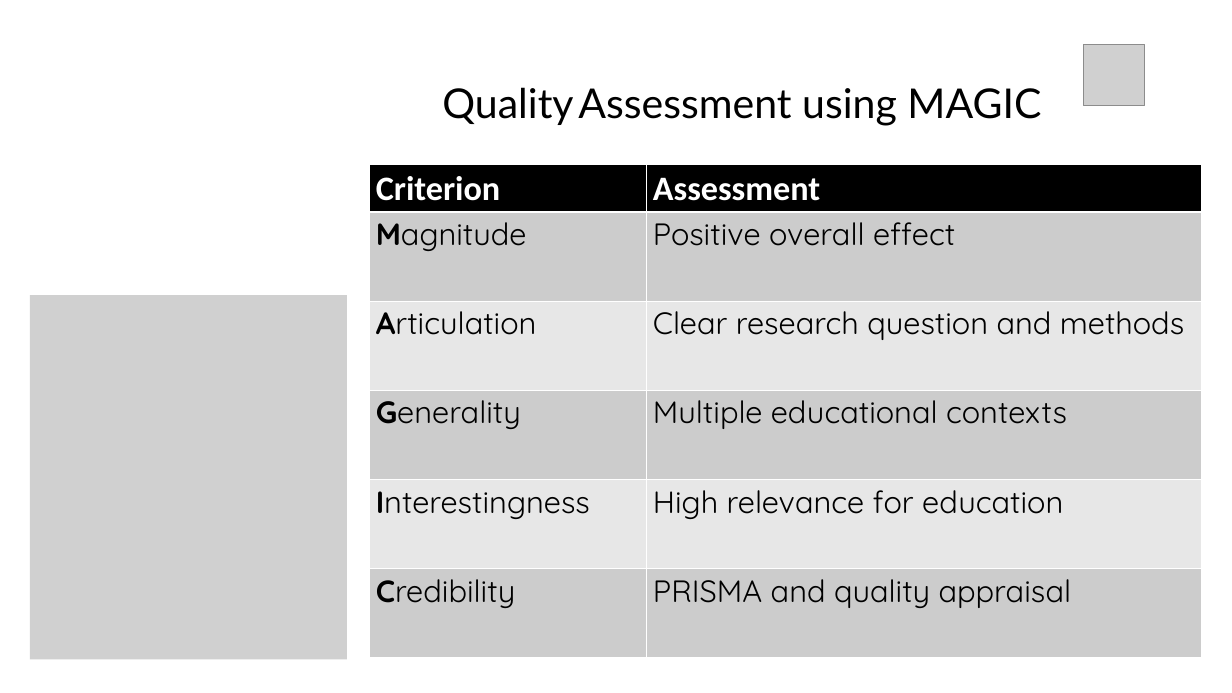
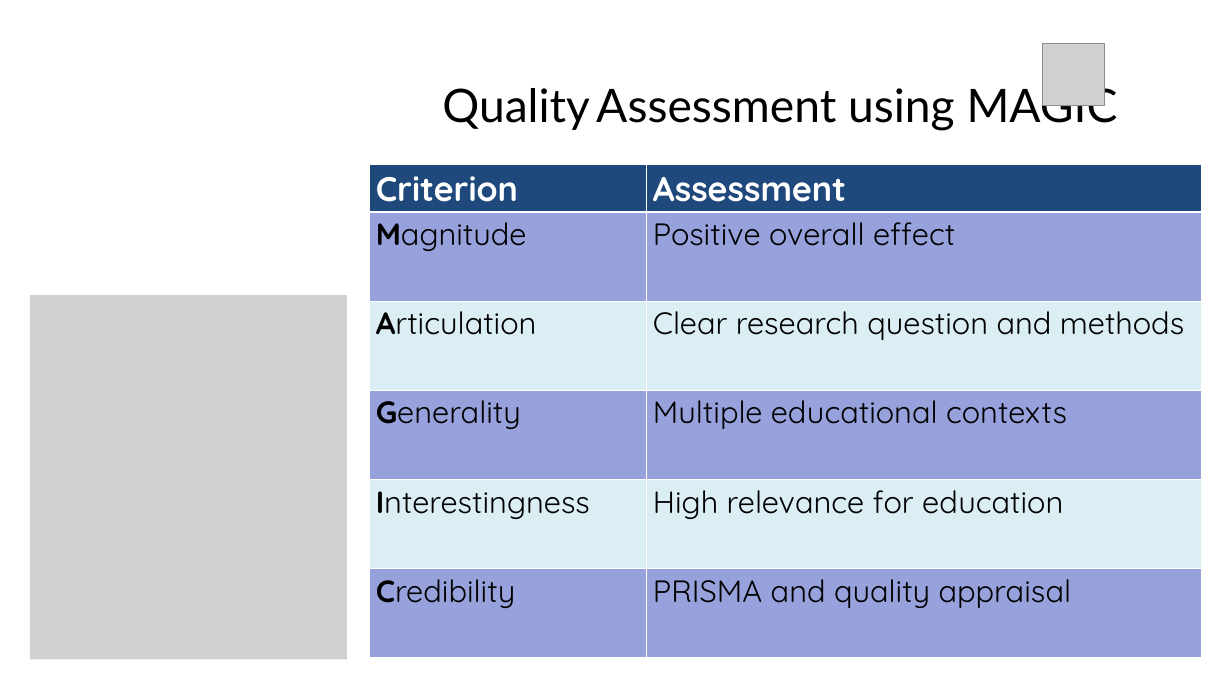
Before and after one commit to tinasophie15/tcpp_project_chatgpt_learning, a slide deck: slide 9 of Presentation.pptx (slide 10 before the commit). Drawn at 1232x693 pixels with LibreOffice and Linux fonts; fonts in the diff are those of the drawing; grey boxes stand for pictures. Boxes give left, top, right and bottom in pixels: in the first picture for what was removed or moved away, otherwise in the second. Text is boxed around its words. In the diff, an @@ line names an element or a change of style, - is before the commit and + after.

```diff
--- a/Presentation.pptx
+++ b/Presentation.pptx
@@ picture: place and size @@
-picture at bbox=[1083, 44, 1145, 106]
+picture at bbox=[1042, 44, 1104, 105]
@@ text "Quality Assessment using MAGIC" at bbox=[442, 82, 1118, 131]: size 48 to 54 pt @@
@@ table at bbox=[370, 164, 1201, 657] @@
@@ fill #000000 to #1F497D in row 1 @@
@@ fill #CCCCCC to #97A2DD in 6 cells @@
@@ fill #E7E7E7 to #DBEEF4 in 4 cells @@
@@ font Calibri to Quicksand in "Criterion", "Assessment" @@
@@ borders changed @@
```
Also in this commit, not shown: 9 other slides changed, 12 slides removed.
